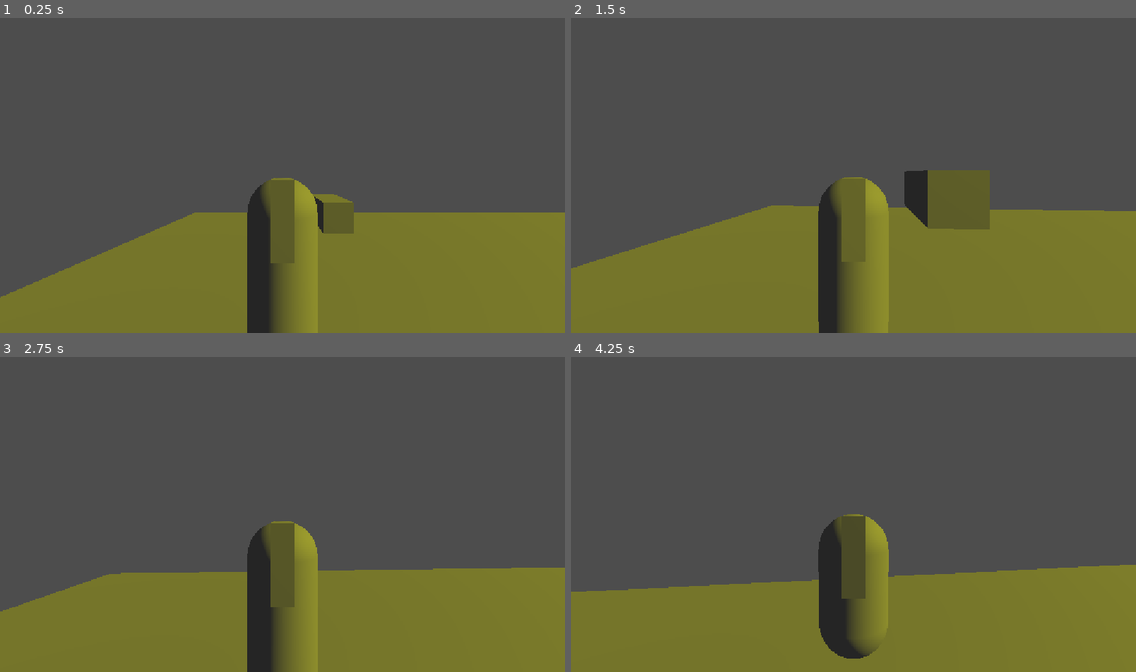
Above: before the commit, frames 1-4 (two rows, left to right).
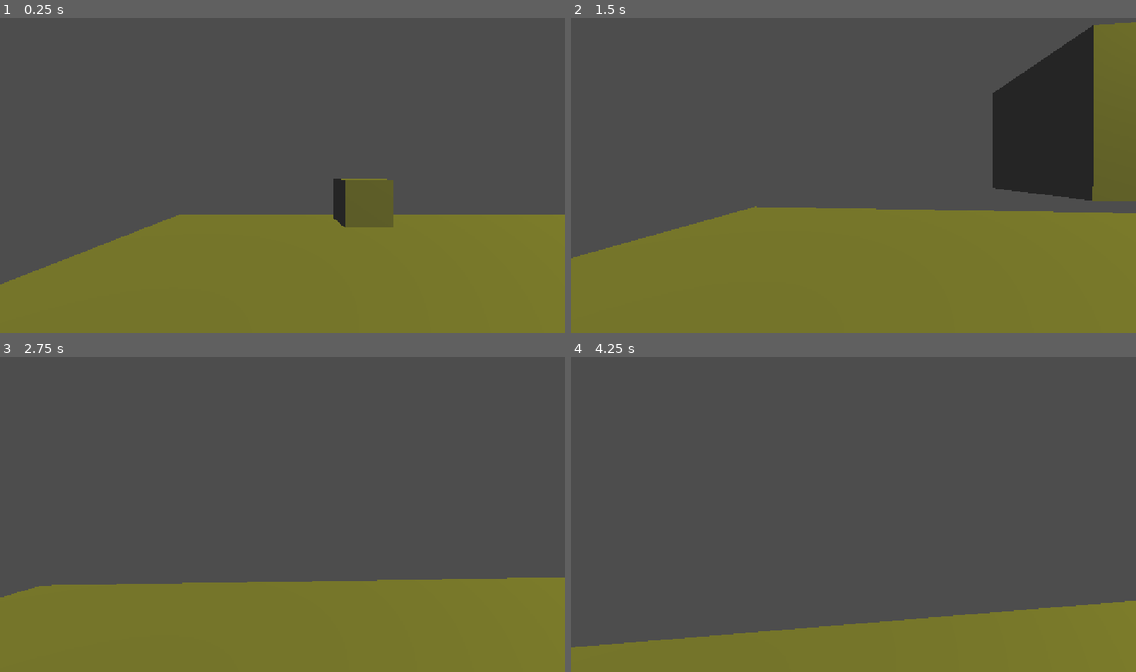
Above: after the commit, the same moments.

Repository: muh4mmedemin/Code-Of-Duty
Game: Godot game, scene res://scenes/main.tscn
Two runs of this game, one before a commit and one after it. Both use one fixed random seed, a clock stepped at 60 frames per second and the inputs below.
Inputs (mouse positions are in pixels of both pictures, inside the frame that each line leads up to):
- Up to frame 1 (0.25 s): no input
- Up to frame 2 (1.5 s): tap Enter (ui_accept) at 0.5, 0.77 s; move the mouse to (881, 172) at 0.52 s; hold Ctrl (player_crouch) 0.53-1.28 s; hold W (ui_up) from 0.53 s (still down); tap Shift (player_sprint) at 0.8, 1.35 s; move the mouse to (825, 175) at 1.27 s
- Up to frame 3 (2.75 s): keep holding W (ui_up); tap Enter (ui_accept) at 1.52 s; tap F (take_item, bound only after the commit) at 1.55, 2.1 s; move the mouse to (293, 508) at 2.02 s; click (293, 508) at 2.3 s
- Up to frame 4 (4.25 s): keep holding W (ui_up); move the mouse to (847, 517) at 2.77 s; click (847, 517) at 2.85 s; tap Enter (ui_accept) at 3.02, 3.77 s; tap Ctrl (player_crouch) at 3.05 s; move the mouse to (893, 517) at 3.52 s; hold Ctrl (player_crouch) from 3.53 s (still down); tap Shift (player_sprint) at 3.8 s

The runs differ from the first frame. In frame 1, 7.0% of the frame differs, in the area x 0-100%, y 50-100%; in frame 2, 18%, in the area x 0-100%, y 1-100%; in frame 3, 7.0%; in frame 4, 17%.

Commit message:
Added new gun system

Diff:
--- /dev/null
+++ b/code-of-duty/data/weapons/ak47.tres
@@ -0,0 +1,12 @@
+[gd_resource type="Resource" script_class="WeaponData" format=3 uid="uid://jtgx2f6qf104"]
+
+[ext_resource type="PackedScene" uid="uid://02rx4xafi7j8" path="res://scenes/weapon_pickup.tscn" id="1_ugvgu"]
+[ext_resource type="Script" uid="uid://cvjobmrxia7yc" path="res://scripts/weapon_data.gd" id="1_v2yr3"]
+[ext_resource type="PackedScene" uid="uid://blx4su87yigf7" path="res://scenes/ak_47.tscn" id="2_3lbo7"]
+
+[resource]
+script = ExtResource("1_v2yr3")
+weapon_name = "ak47"
+pickup_scene = ExtResource("1_ugvgu")
+weapon_scene = ExtResource("2_3lbo7")
+metadata/_custom_type_script = "uid://cvjobmrxia7yc"
--- a/code-of-duty/project.godot
+++ b/code-of-duty/project.godot
@@ -60,6 +60,16 @@
 "events": [Object(InputEventKey,"resource_local_to_scene":false,"resource_name":"","device":-1,"window_id":0,"alt_press …(195 unchanged characters)…
 ]
 }
+weapon_fire={
+"deadzone": 0.2,
+"events": [Object(InputEventMouseButton,"resource_local_to_scene":false,"resource_name":"","device":-1,"window_id":0,"alt_pressed":false,"shift_pressed":false,"ctrl_pressed":false,"meta_pressed":false,"button_mask":0,"position":Vector2(0, 0),"global_position":Vector2(0, 0),"factor":1.0,"button_index":1,"canceled":false,"pressed":false,"double_click":false,"script":null)
+]
+}
+take_item={
+"deadzone": 0.2,
+"events": [Object(InputEventKey,"resource_local_to_scene":false,"resource_name":"","device":-1,"window_id":0,"alt_pressed":false,"shift_pressed":false,"ctrl_pressed":false,"meta_pressed":false,"pressed":false,"keycode":0,"physical_keycode":70,"key_label":0,"unicode":102,"location":0,"echo":false,"script":null)
+]
+}
 
 [physics]
 
--- /dev/null
+++ b/code-of-duty/scenes/ak_47.tscn
@@ -0,0 +1,19 @@
+[gd_scene format=3 uid="uid://blx4su87yigf7"]
+
+[ext_resource type="Script" uid="uid://paycwditqxib" path="res://scripts/weapon.gd" id="1_sj0nw"]
+[ext_resource type="Script" uid="uid://cvjobmrxia7yc" path="res://scripts/weapon_data.gd" id="2_8s1la"]
+
+[sub_resource type="Resource" id="Resource_3vyb7"]
+script = ExtResource("2_8s1la")
+weapon_name = "ak47"
+metadata/_custom_type_script = "uid://cvjobmrxia7yc"
+
+[sub_resource type="CylinderMesh" id="CylinderMesh_jv1ba"]
+
+[node name="Ak47" type="Node3D" unique_id=1350045073]
+script = ExtResource("1_sj0nw")
+data = SubResource("Resource_3vyb7")
+
+[node name="MeshInstance3D" type="MeshInstance3D" parent="." unique_id=1967454287]
+transform = Transform3D(0.20908217, 0, 0, 0, -1.8525354e-08, 0.293642, 0, -0.42381072, -1.28355016e-08, 0, 0, 0)
+mesh = SubResource("CylinderMesh_jv1ba")
--- /dev/null
+++ b/code-of-duty/scenes/ak_47_pickup_model.tscn
@@ -0,0 +1,19 @@
+[gd_scene format=3 uid="uid://b4wosuup4x7q3"]
+
+[ext_resource type="Script" uid="uid://cky8l1ye0qfwl" path="res://scripts/ak_47_pickup_model.gd" id="1_iox8b"]
+
+[sub_resource type="StandardMaterial3D" id="StandardMaterial3D_iox8b"]
+albedo_color = Color(0.9647059, 0, 0, 1)
+
+[sub_resource type="CylinderMesh" id="CylinderMesh_aeips"]
+material = SubResource("StandardMaterial3D_iox8b")
+top_radius = 0.2
+bottom_radius = 0.2
+height = 1.0
+
+[node name="ak47_pickup_model" type="Node3D" unique_id=839214327]
+script = ExtResource("1_iox8b")
+
+[node name="MeshInstance3D" type="MeshInstance3D" parent="." unique_id=1969315864]
+transform = Transform3D(1, 0, 0, 0, -4.371139e-08, -1, 0, 1, -4.371139e-08, 0, 0.33570272, 0)
+mesh = SubResource("CylinderMesh_aeips")
--- /dev/null
+++ b/code-of-duty/scenes/bullet_hole.tscn
@@ -0,0 +1,16 @@
+[gd_scene format=3 uid="uid://b21tfn18ddvhd"]
+
+[ext_resource type="Script" uid="uid://dkleon83f0p61" path="res://scripts/bullet_hole.gd" id="1_75sdo"]
+
+[sub_resource type="StandardMaterial3D" id="StandardMaterial3D_ew6px"]
+albedo_color = Color(1, 0.2627451, 1, 1)
+
+[sub_resource type="BoxMesh" id="BoxMesh_5ieep"]
+material = SubResource("StandardMaterial3D_ew6px")
+
+[node name="BulletHole" type="Node3D" unique_id=1080539486]
+script = ExtResource("1_75sdo")
+lifetime = 2.0
+
+[node name="MeshInstance3D" type="MeshInstance3D" parent="." unique_id=1318179351]
+mesh = SubResource("BoxMesh_5ieep")
--- a/code-of-duty/scenes/main.tscn
+++ b/code-of-duty/scenes/main.tscn
@@ -1,6 +1,7 @@
 [gd_scene format=3 uid="uid://bhpb2thi0m1bu"]
 
 [ext_resource type="PackedScene" uid="uid://dibcmpde4snpj" path="res://scenes/player.tscn" id="1_o5qli"]
+[ext_resource type="PackedScene" uid="uid://02rx4xafi7j8" path="res://scenes/weapon_pickup.tscn" id="2_0wfyh"]
 
 [sub_resource type="Environment" id="Environment_sgp6g"]
 
@@ -39,10 +40,13 @@
 mesh = SubResource("BoxMesh_ew6px")
 
 [node name="Box" type="StaticBody3D" parent="." unique_id=184100228]
-transform = Transform3D(1, 0, 0, 0, 1, 0, 0, 0, 2.8560681, 0, 2.9901621, 0)
+transform = Transform3D(1, 0, 0, 0, 1, 0, 0, 0, 1, 0, 3.367581, 0)
 
 [node name="CollisionShape3D" type="CollisionShape3D" parent="Box" unique_id=1978701126]
 shape = SubResource("BoxShape3D_dklp6")
 
 [node name="MeshInstance3D" type="MeshInstance3D" parent="Box/CollisionShape3D" unique_id=1285021355]
 mesh = SubResource("BoxMesh_fodb4")
+
+[node name="weapon_pickup" parent="." unique_id=861724328 instance=ExtResource("2_0wfyh")]
+transform = Transform3D(1, 0, 0, 0, 1, 0, 0, 0, 1, 7.9217687, 7.4911947, 5.6206145)
--- a/code-of-duty/scenes/player.tscn
+++ b/code-of-duty/scenes/player.tscn
@@ -9,7 +9,7 @@
 height = 3.0
 
 [sub_resource type="BoxMesh" id="BoxMesh_fodb4"]
-size = Vector3(0.3, 1, 1)
+size = Vector3(0.5844482, 0.58496094, 0.036621094)
 
 [node name="Player" type="Node3D" unique_id=47788392]
 
@@ -26,8 +26,16 @@
 transform = Transform3D(1, 0, 0, 0, 1, 0, 0, 0, 1, 0, 1.2267923, 0)
 
 [node name="Camera3D" type="Camera3D" parent="CharacterBody3D/Head" unique_id=1426303998]
-transform = Transform3D(1, 0, 0, 0, 1, 0, 0, 0, 1, 0, 0.54487467, 2.9860601)
+transform = Transform3D(1, 0, 0, 0, 1, 0, 0, 0, 1, 0, 0.1350236, -0.2952007)
+
+[node name="AimRay" type="RayCast3D" parent="CharacterBody3D/Head/Camera3D" unique_id=1525654084]
+target_position = Vector3(0, 0, -100)
+
+[node name="WeaponHolder" type="Node3D" parent="CharacterBody3D/Head/Camera3D" unique_id=1482872337]
+transform = Transform3D(1, 0, 0, 0, 1, 0, 0, 0, 1, 0.19915433, -0.2963313, -0.13610458)
+
+[node name="Arms" type="Node3D" parent="CharacterBody3D/Head/Camera3D/WeaponHolder" unique_id=81527058]
 
 [node name="MeshInstance3D" type="MeshInstance3D" parent="CharacterBody3D/Head" unique_id=1234267546]
-transform = Transform3D(1, 0, 0, 0, 1, 0, 0, 0, 1, 0, -0.02086246, 0)
+transform = Transform3D(1, 0, 0, 0, 1, 0, 0, 0, 1, -0.027695686, 0.16238701, -0.17091146)
 mesh = SubResource("BoxMesh_fodb4")
--- /dev/null
+++ b/code-of-duty/scenes/weapon_pickup.tscn
@@ -0,0 +1,20 @@
+[gd_scene format=3 uid="uid://02rx4xafi7j8"]
+
+[ext_resource type="Script" uid="uid://cwx8l01fldfad" path="res://scripts/weapon_pickup.gd" id="1_0reak"]
+[ext_resource type="PackedScene" uid="uid://blx4su87yigf7" path="res://scenes/ak_47.tscn" id="2_8i8db"]
+[ext_resource type="PackedScene" uid="uid://b4wosuup4x7q3" path="res://scenes/ak_47_pickup_model.tscn" id="3_qjt78"]
+
+[sub_resource type="BoxShape3D" id="BoxShape3D_jv1ba"]
+size = Vector3(0.4897461, 0.4934082, 1)
+
+[node name="weapon_pickup" type="Node3D" unique_id=861724328 groups=["pickup"]]
+script = ExtResource("1_0reak")
+weapon_model = ExtResource("2_8i8db")
+weapon_pick_model = ExtResource("3_qjt78")
+
+[node name="RigidBody3D" type="RigidBody3D" parent="." unique_id=733943072]
+
+[node name="CollisionShape3D" type="CollisionShape3D" parent="RigidBody3D" unique_id=202466751]
+shape = SubResource("BoxShape3D_jv1ba")
+
+[node name="model_holder" type="Node3D" parent="RigidBody3D" unique_id=957400746]
--- /dev/null
+++ b/code-of-duty/scripts/ak_47_pickup_model.gd
@@ -0,0 +1 @@
+extends Node3D
--- /dev/null
+++ b/code-of-duty/scripts/bullet_hole.gd
@@ -0,0 +1,7 @@
+extends Node3D
+
+@export var lifetime: float = 15.0
+
+func _ready() -> void:
+	await get_tree().create_timer(lifetime).timeout
+	queue_free()
--- a/code-of-duty/scripts/player.gd
+++ b/code-of-duty/scripts/player.gd
@@ -6,9 +6,13 @@
 @onready var player_coll: CollisionShape3D = $CollisionShape3D
 @onready var player_coll_mesh: MeshInstance3D = $CollisionShape3D/MeshInstance3D
 @onready var crouch_checker_shape = ShapeCast3D.new()
+@onready var aim_ray = $Head/Camera3D/AimRay
+@onready var arms = $Head/Camera3D/WeaponHolder/Arms
 
-enum state {WALK, RUN, CROUCH, JUMP}
-var player_status = state.WALK
+@onready var player_current_weapon: Node3D
+
+enum State {WALK, RUN, CROUCH, JUMP}
+var player_status = State.WALK
 
 const PLAYER_NORMAL_HEIGHT = 3.0
 const PLAYER_CROUCH_HEIGHT = 2.0
@@ -22,6 +26,7 @@
 @export var Sensivity: float = 0.1
 
 func _ready() -> void:
+	#$Head/Camera3D/WeaponHolder/Arms/Ak47.position = Vector3(0.3, -0.3, -0.6)
 	Input.mouse_mode = Input.MOUSE_MODE_CAPTURED
 	player_coll.position.y = PLAYER_NORMAL_HEIGHT / 2.0
 
@@ -56,7 +61,29 @@
 
 	move_and_slide()
 	handle_player_movement_state(delta)
-	print(player_speed)
+	if Input.is_action_just_pressed("weapon_fire") and arms.get_child_count() >= 1:
+		#$Head/Camera3D/WeaponHolder/Arms/Ak47.aim_ray = aim_ray
+		#$Head/Camera3D/WeaponHolder/Arms/Ak47.fire()
+		#var scene = preload("res://scenes/ak_47.tscn")
+		#var ins = scene.instantiate()
+		#ins.position = Vector3(0.3, -0.3, -0.6)
+		#$Head/Camera3D/WeaponHolder/Arms.add_child(ins)
+		#print("sa")
+		player_current_weapon.fire()
+	if Input.is_action_just_pressed("take_item") and arms.get_child_count() == 0 and aim_ray.is_colliding():
+		var target = aim_ray.get_collider()
+		var parent = target.get_parent()
+		if parent.is_in_group("pickup"):
+			print(parent.weapon_model)
+			var weapon = parent.weapon_model
+			var weapon_scene = weapon.instantiate()
+			arms.add_child(weapon_scene)
+			player_current_weapon = weapon_scene
+			player_current_weapon.aim_ray = aim_ray
+		else:
+			print("grupta değilmi")
+
+	#print(player_speed)
 func _input(event):
 	if event is InputEventMouseMotion:
 		handle_camera_look(event)
@@ -75,27 +102,27 @@
 	if crouch_checker_shape.is_colliding() == true:
 		return
 
-	if state.CROUCH == player_status and PLAYER_CROUCH_HEIGHT != player_coll.shape.height:
+	if State.CROUCH == player_status and PLAYER_CROUCH_HEIGHT != player_coll.shape.height:
 		handle_player_height(PLAYER_CROUCH_HEIGHT, delta)
-	elif state.CROUCH != player_status and PLAYER_NORMAL_HEIGHT != player_coll.shape.height:
+	elif State.CROUCH != player_status and PLAYER_NORMAL_HEIGHT != player_coll.shape.height:
 		handle_player_height(PLAYER_NORMAL_HEIGHT, delta)
 
-	if Input.is_action_pressed("player_crouch") and player_status != state.RUN:
-		if player_status != state.CROUCH:
+	if Input.is_action_pressed("player_crouch") and player_status != State.RUN:
+		if player_status != State.CROUCH:
 			handle_player_height(PLAYER_CROUCH_HEIGHT, delta)
-			handle_player_speed(state.CROUCH)
-			player_status = state.CROUCH
-	elif Input.is_action_pressed("player_sprint") and player_status != state.CROUCH:
-		if player_status != state.RUN:
-			player_status = state.RUN
-			handle_player_speed(state.RUN)
-	elif player_status != state.WALK:
-		player_status = state.WALK
-		handle_player_speed(state.WALK)
+			handle_player_speed(State.CROUCH)
+			player_status = State.CROUCH
+	elif Input.is_action_pressed("player_sprint") and player_status != State.CROUCH:
+		if player_status != State.RUN:
+			player_status = State.RUN
+			handle_player_speed(State.RUN)
+	elif player_status != State.WALK:
+		player_status = State.WALK
+		handle_player_speed(State.WALK)
 
 	if was_player_status == player_status:
 		return
-	elif was_player_status == state.CROUCH:
+	elif was_player_status == State.CROUCH:
 		handle_player_height(PLAYER_NORMAL_HEIGHT, delta)
 
 func handle_player_height(new_height, delta):
@@ -106,10 +133,10 @@
 
 
 func handle_player_speed(player_state):
-	if state.CROUCH == player_state:
+	if State.CROUCH == player_state:
 		player_speed = CROUCH_SPEED
-	elif state.RUN == player_state:
+	elif State.RUN == player_state:
 		player_speed = RUN_SPEED
-	elif state.WALK == player_state:
+	elif State.WALK == player_state:
 		player_speed = WALK_SPEED
 #endregion
--- /dev/null
+++ b/code-of-duty/scripts/weapon.gd
@@ -0,0 +1,23 @@
+extends Node
+
+const BULLET_HOLE = preload("res://scenes/bullet_hole.tscn")
+
+@export var data: WeaponData
+@export var aim_ray: RayCast3D
+
+func fire():
+	print("ATEŞ EDİLDİ")
+	print(data.fire_rate)
+	print(data.weapon_name)
+	print(data.magazine_size)
+	print(data.damage)
+	apply_hit()
+
+func apply_hit():
+	if aim_ray.is_colliding():
+		var target = aim_ray.get_collider()
+		var coll_point = aim_ray.get_collision_point()
+		var hole = BULLET_HOLE.instantiate()
+		target.add_child(hole)
+		hole.global_position = coll_point
+		print(target.name)
--- /dev/null
+++ b/code-of-duty/scripts/weapon_data.gd
@@ -0,0 +1,7 @@
+class_name WeaponData
+extends Resource
+
+@export var weapon_name: String = ""
+@export var damage: float = 25.0
+@export var fire_rate: float = 0.2
+@export var magazine_size: int = 30
--- /dev/null
+++ b/code-of-duty/scripts/weapon_pickup.gd
@@ -0,0 +1,10 @@
+extends Node3D
+
+@export var weapon_model: PackedScene
+@export var weapon_pick_model: PackedScene
+
+func _ready() -> void:
+	self.add_to_group("pickup")
+	var model_holder = $RigidBody3D/model_holder
+	var weapon = weapon_pick_model.instantiate()
+	model_holder.add_child(weapon)
Not shown, added: code-of-duty/scripts/ak_47_pickup_model.gd.uid
Not shown, added: code-of-duty/scripts/bullet_hole.gd.uid
Not shown, added: code-of-duty/scripts/weapon.gd.uid
Not shown, added: code-of-duty/scripts/weapon_data.gd.uid
Not shown, added: code-of-duty/scripts/weapon_pickup.gd.uid
Not shown, added: code-of-duty/scenes/player.tscn45302964162.tmp
Not shown, added: code-of-duty/scenes/player.tscn50440427906.tmp
Not shown, added: code-of-duty/scenes/player.tscn6815656002.tmp
Not shown, added: code-of-duty/scenes/player.tscn6820521128.tmp
